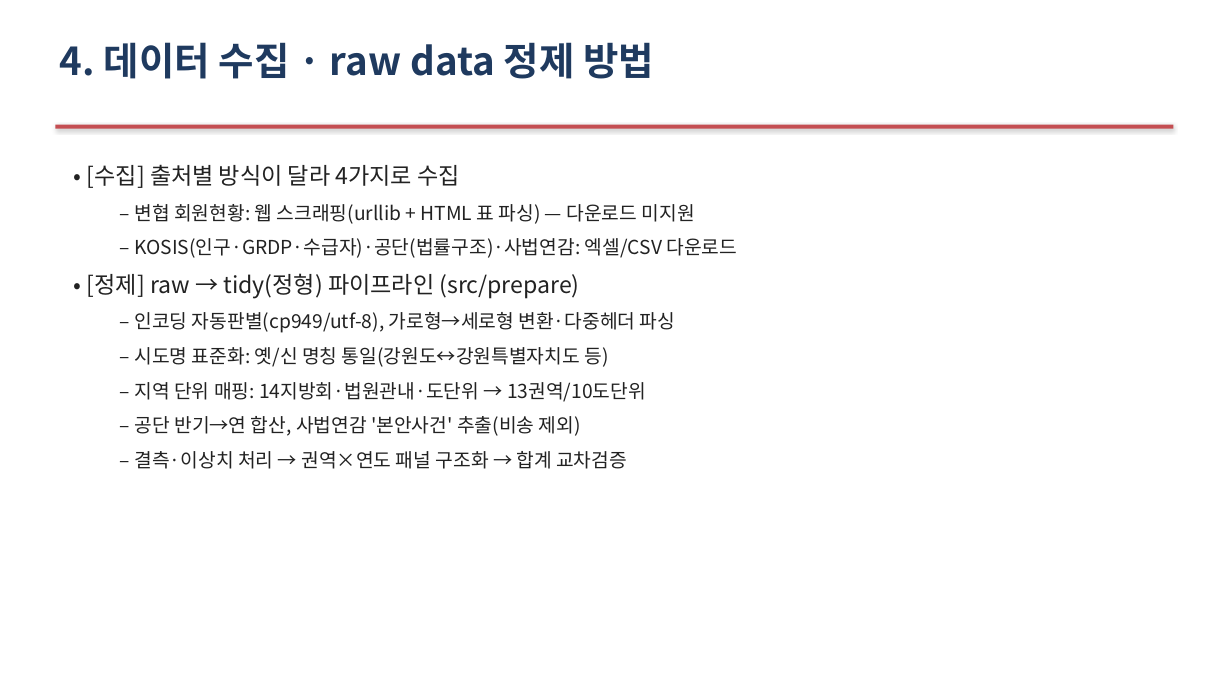
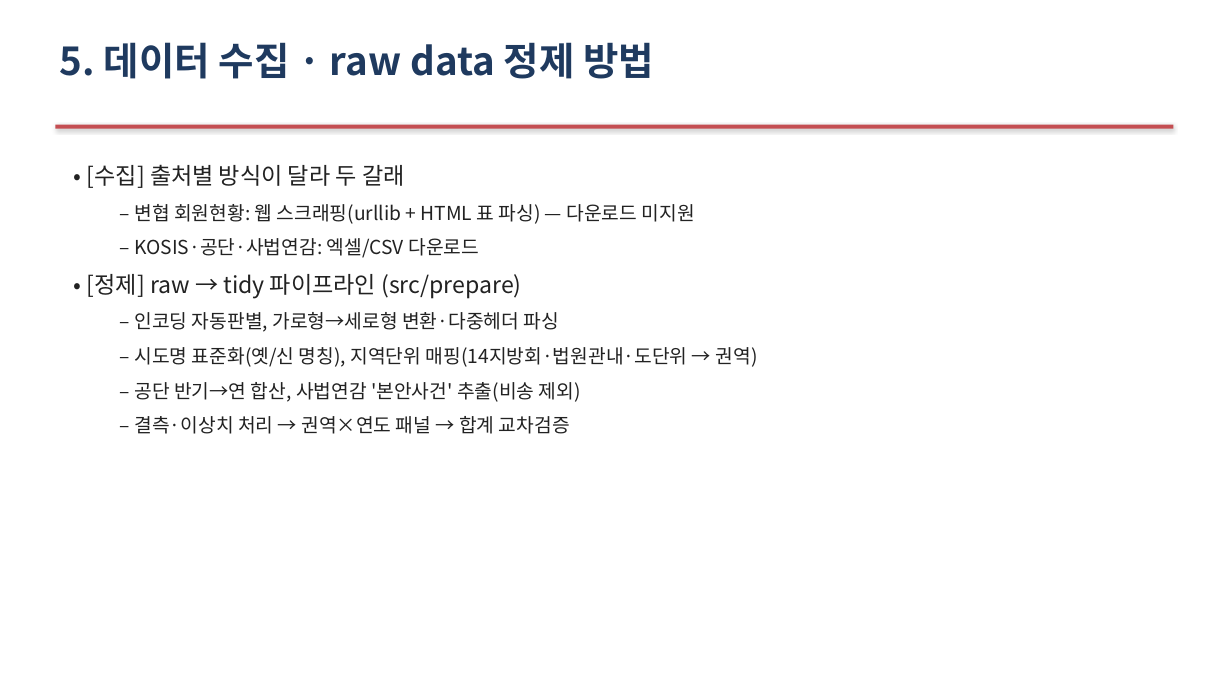
Before and after one commit to Allenkeem/llai-project, a slide deck: slide 8 of reports/발표자료.pptx (slide 6 before the commit). Drawn at 1232x693 pixels with LibreOffice and Linux fonts; fonts in the diff are those of the drawing. Boxes give left, top, right and bottom in pixels: in the first picture for what was removed or moved away, otherwise in the second. Text is boxed around its words. In the diff, an @@ line names an element or a change of style, - is before the commit and + after.

```diff
--- a/reports/발표자료.pptx
+++ b/reports/발표자료.pptx
@@ text at (x1=60, y1=42, x2=654, y2=79): text changed @@
-4. 데이터 수집 · raw data 정제 방법
+5. 데이터 수집 · raw data 정제 방법
@@ text at (x1=87, y1=164, x2=405, y2=188): text changed @@
-• [수집] 출처별 방식이 달라 4가지로 수집
+• [수집] 출처별 방식이 달라 두 갈래
@@ text at (x1=87, y1=238, x2=758, y2=367): text changed @@
-  – KOSIS(인구·GRDP·수급자)·공단(법률구조)·사법연감: 엑셀/CSV 다운로드
-• [정제] raw → tidy(정형) 파이프라인 (src/prepare)
-  – 인코딩 자동판별(cp949/utf-8), 가로형→세로형 변환·다중헤더 파싱
-  – 시도명 표준화: 옛/신 명칭 통일(강원도↔강원특별자치도 등)
-  – 지역 단위 매핑: 14지방회·법원관내·도단위 → 13권역/10도단위
+  – KOSIS·공단·사법연감: 엑셀/CSV 다운로드
+• [정제] raw → tidy 파이프라인 (src/prepare)
+  – 인코딩 자동판별, 가로형→세로형 변환·다중헤더 파싱
+  – 시도명 표준화(옛/신 명칭), 지역단위 매핑(14지방회·법원관내·도단위 → 권역)
@@ text at (x1=135, y1=416, x2=570, y2=434): text changed @@
-  – 결측·이상치 처리 → 권역×연도 패널 구조화 → 합계 교차검증
+  – 결측·이상치 처리 → 권역×연도 패널 → 합계 교차검증
```
Also in this commit, not shown: 10 other slides changed, 4 slides added.
